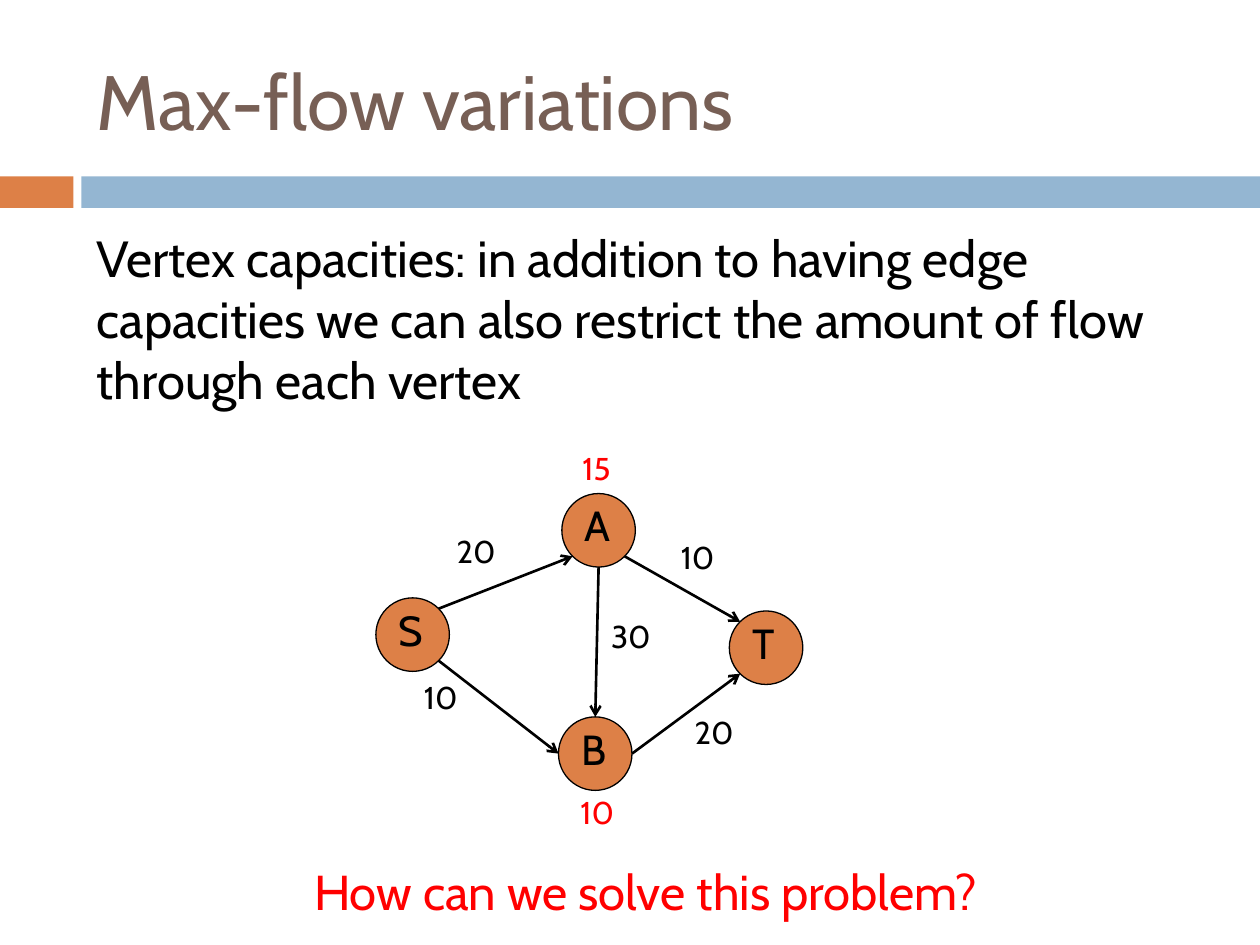
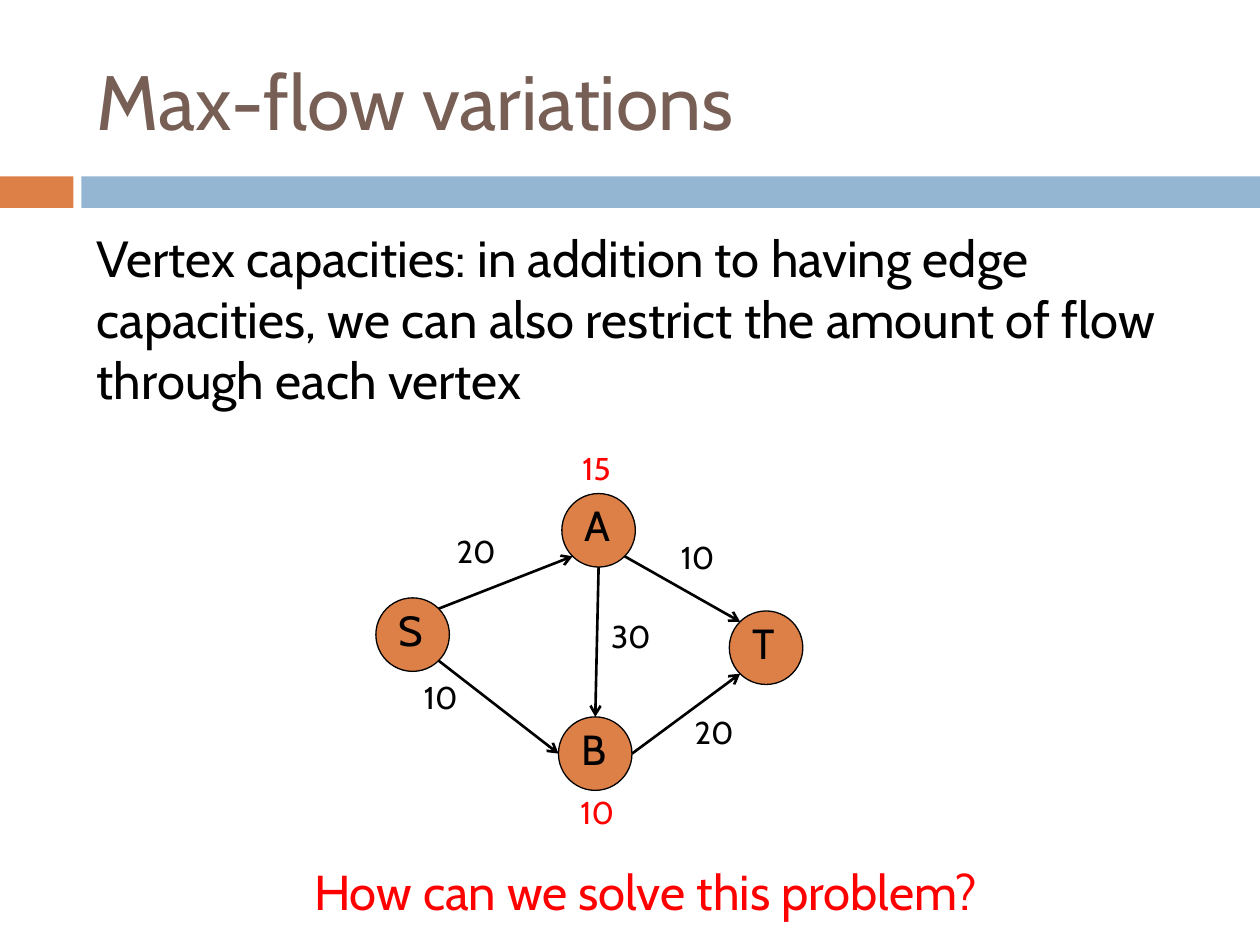
Before and after one commit to Collins-kariuk/Algorithms, a slide deck: slide 40 of Lectures/Lecture 22_Flow Applications.pptx. Drawn at 1260x945 pixels with LibreOffice and Linux fonts; fonts in the diff are those of the drawing. Boxes give left, top, right and bottom in pixels: in the first picture for what was removed or moved away, otherwise in the second. Text is boxed around its words. In the diff, an @@ line names an element or a change of style, - is before the commit and + after.

Commit message:
Review lecture 22_Flow Applications

```diff
--- a/Lectures/Lecture 22_Flow Applications.pptx
+++ b/Lectures/Lecture 22_Flow Applications.pptx
@@ text at (97, 239, 1155, 410): text changed @@
-Vertex capacities: in addition to having edge capacities we can also restrict the amount of flow through each vertex
+Vertex capacities: in addition to having edge capacities, we can also restrict the amount of flow through each vertex
```
Also in this commit, not shown: 7 other slides changed.
